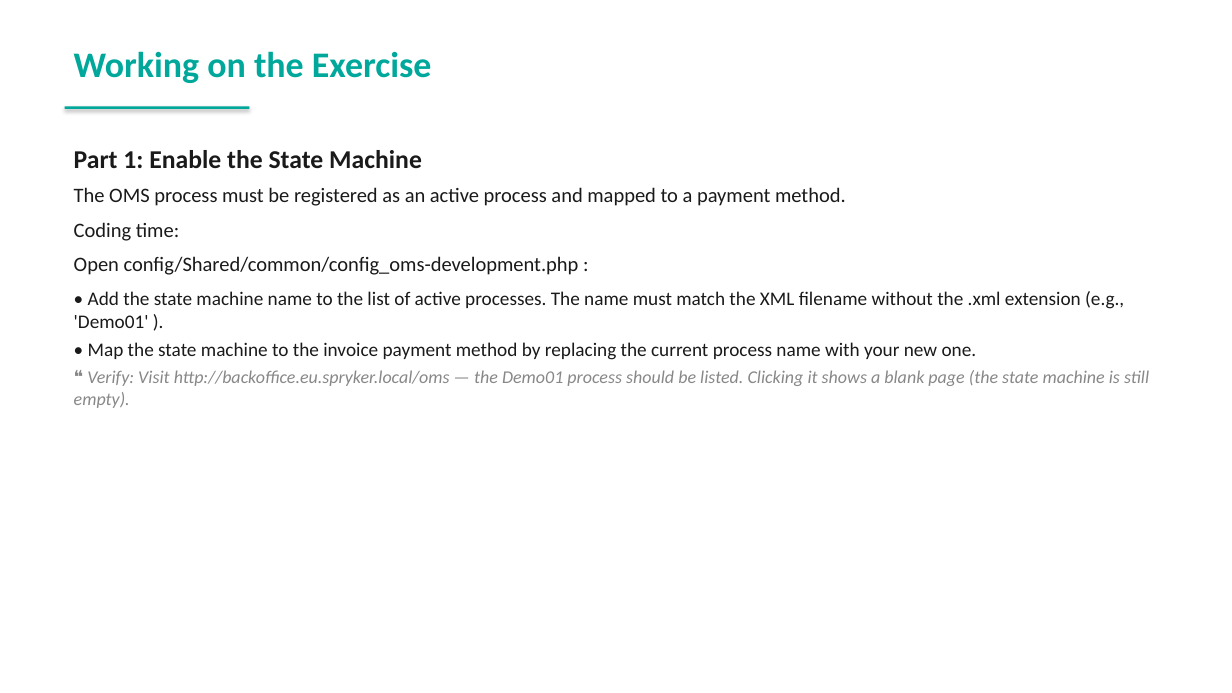
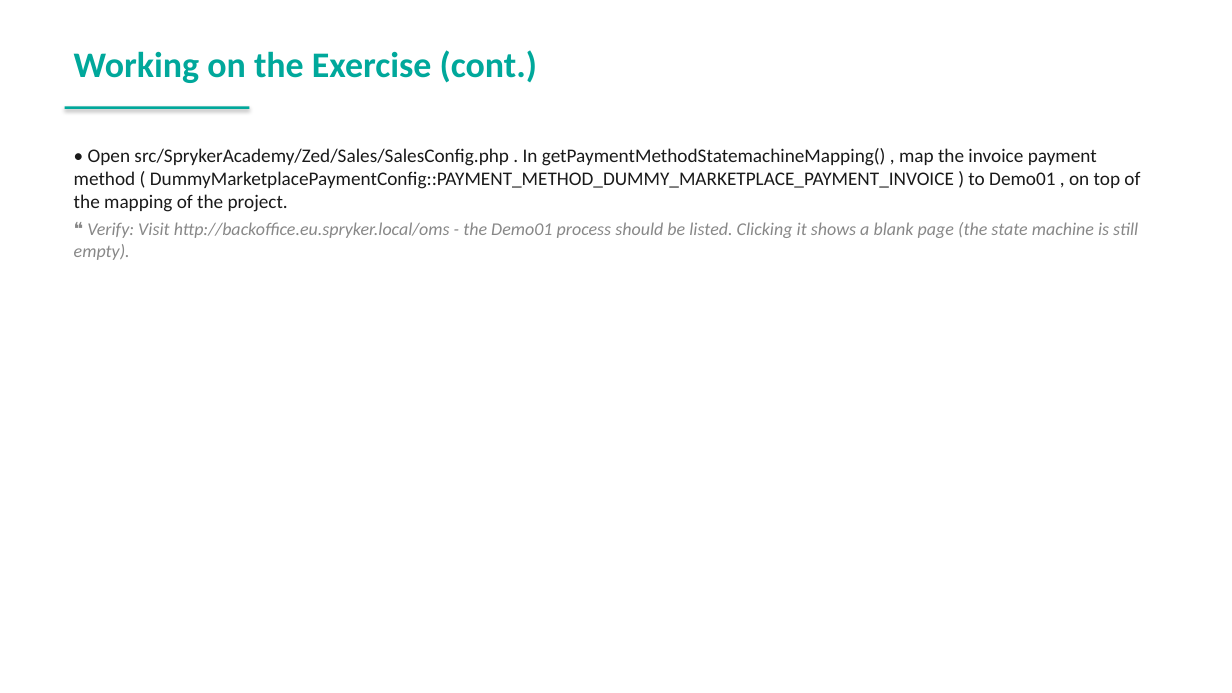
Before and after one commit to spryker-academy/instructor-exercises, a slide deck: slide 165 of guides-pptx/spryker-academy-professional.pptx (slide 153 before the commit). Drawn at 1232x693 pixels with LibreOffice and Linux fonts; fonts in the diff are those of the drawing. Boxes give left, top, right and bottom in pixels: in the first picture for what was removed or moved away, otherwise in the second. Text is boxed around its words. In the diff, an @@ line names an element or a change of style, - is before the commit and + after.

```diff
--- a/guides-pptx/spryker-academy-professional.pptx
+++ b/guides-pptx/spryker-academy-professional.pptx
@@ text at (74, 50, 537, 83): text changed @@
-Working on the Exercise
+Working on the Exercise (cont.)
@@ text at (74, 148, 1140, 260): text changed @@
-Part 1: Enable the State Machine
-The OMS process must be registered as an active process and mapped to a payment method.
-Coding time:
-Open config/Shared/common/config_oms-development.php :
-• Add the state machine name to the list of active processes. The name must match the XML filename without the .xml extension (e.g., 'Demo01' ).
-• Map the state machine to the invoice payment method by replacing the current process name with your new one.
-❝ Verify: Visit http://backoffice.eu.spryker.local/oms — the Demo01 process should be listed. Clicking it shows a blank page (the state machine is still empty).
+• Open src/SprykerAcademy/Zed/Sales/SalesConfig.php . In getPaymentMethodStatemachineMapping() , map the invoice payment method ( DummyMarketplacePaymentConfig::PAYMENT_METHOD_DUMMY_MARKETPLACE_PAYMENT_INVOICE ) to Demo01 , on top of the mapping of the project.
+❝ Verify: Visit http://backoffice.eu.spryker.local/oms - the Demo01 process should be listed. Clicking it shows a blank page (the state machine is still empty).
```
Also in this commit, not shown: 106 other slides changed, 23 slides added, 11 slides removed, 46 other files.
